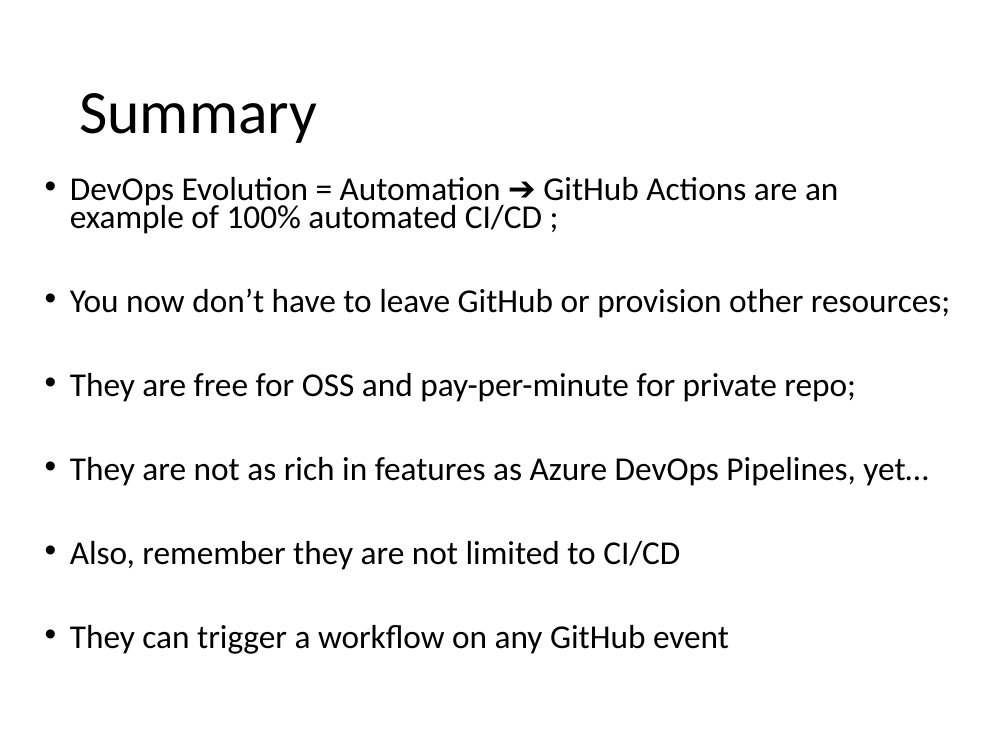
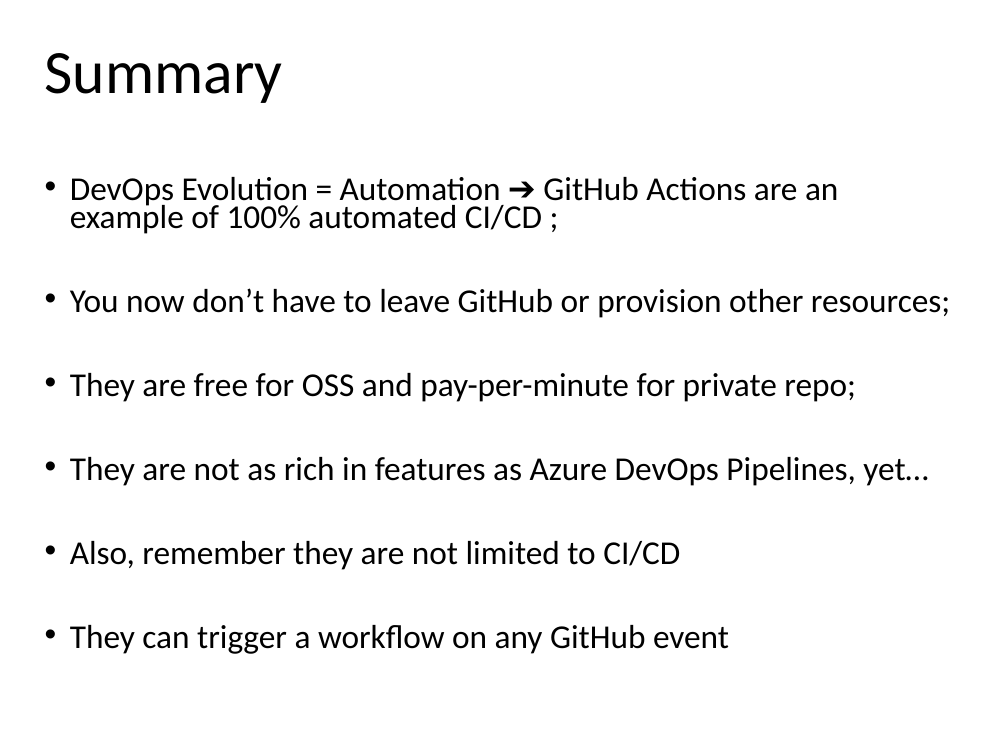
Before and after one commit to SannioEvolution/Material, a slide deck: slide 69 of 16 - DevOps Explained.pptx. Drawn at 1008x756 pixels with LibreOffice and Linux fonts; fonts in the diff are those of the drawing. Boxes give left, top, right and bottom in pixels: in the first picture for what was removed or moved away, otherwise in the second. Text is boxed around its words. In the diff, an @@ line names an element or a change of style, - is before the commit and + after.

```diff
--- a/16 - DevOps Explained.pptx
+++ b/16 - DevOps Explained.pptx
@@ title "Summary" moved from (x1=79, y1=93, x2=317, y2=143) to (x1=45, y1=53, x2=283, y2=103) @@
```
Also in this commit, not shown: 1 other file.
